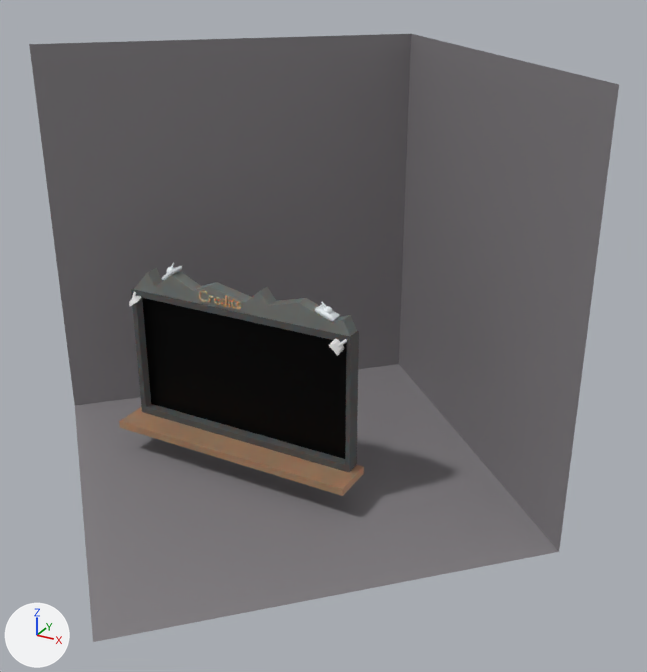
An edit to the Blender file source art/creditscreen.blend, drawn before and after from the same camera.
One viewpoint serves both versions: a camera (50 mm lens) standing at (45.4, -50.9, 36.3) and looking at (15.7, 3.1, 9.4). Arrows for +X, +Y and +Z are at lower left; the lights stay in place. Text is drawn in Blender's own font.

The first picture shows 'Cube', 'board', 'boardframe', 'foot', 'hills'.
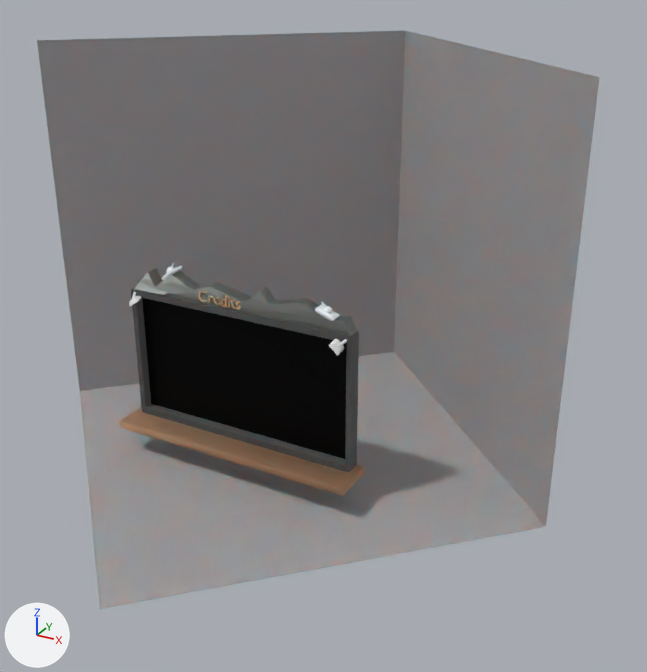
Location of each change, (x1, y1, x2, y2) in pixels of the pictures (647 x 672 px):
'Cube', recoloured, surface changed, moved: before (29, 34, 619, 642); after (37, 31, 599, 609)

Diff of the bpy script that builds the scene:
```diff
--- a/source art/creditscreen.blend.py
+++ b/source art/creditscreen.blend.py
@@ mat_background @@
 mat_background = principled_material('background')
-mat_background.base_color = (0.233, 0.22, 0.233)  # grey #858185
+mat_background.base_color = (0.363, 0.351, 0.362)  # grey #a2a0a2
+mat_background.subsurface_weight = 1.0
@@ ob_cube @@
 ob_cube = bpy.data.objects.new('Cube', me_cube_010)
-ob_cube.location = (12.81, 1.78, 13.35)
+ob_cube.location = (11.17, 4.22, 13.35)
 ob_cube.rotation_euler = (0.0, 0.0, 0.785)  # degrees (0, 0, 45)
```
